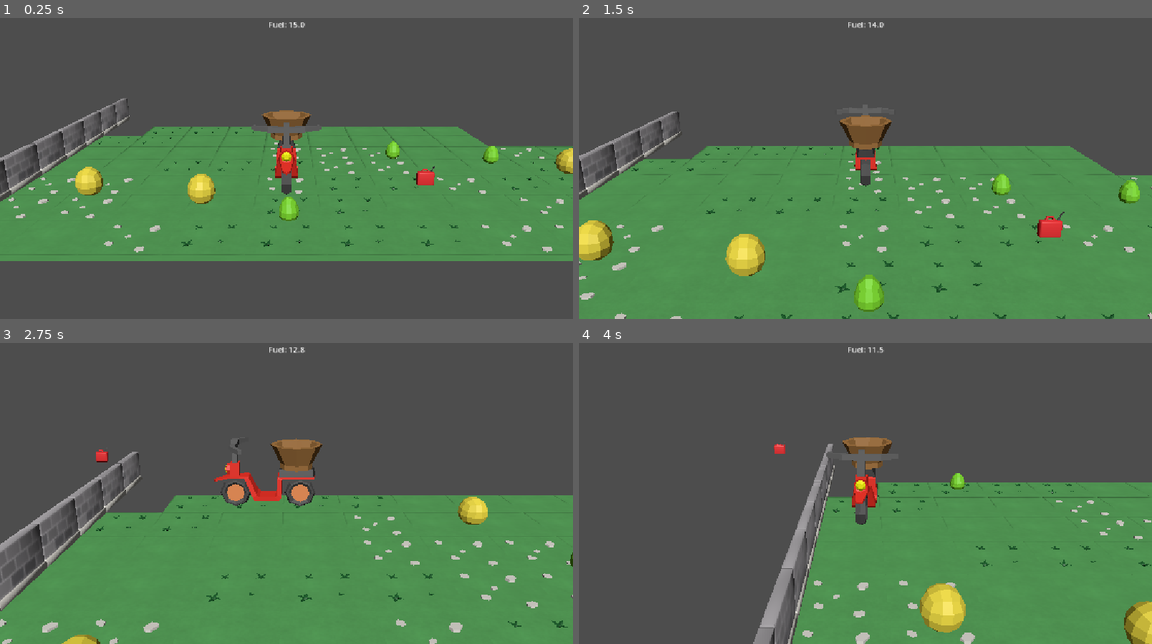
Above: before the commit, frames 1-4 (two rows, left to right).
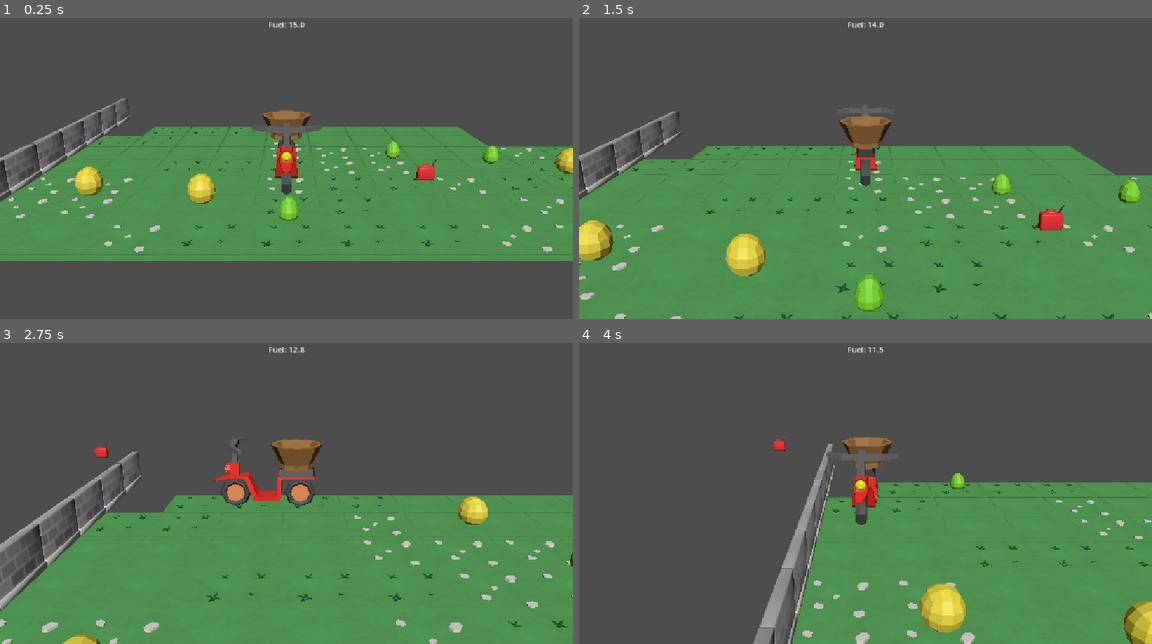
Above: after the commit, the same moments.

Repository: Moisxphillip/GMTK2026
Game: Godot game, scene res://content/level/level.tscn
The game is run twice, just before and just after one commit, with the same random seed, the same clock (stepped at 60 frames per second) and the same inputs. The project has no main scene, so this scene is started directly.
Inputs:
- Up to frame 1 (0.25 s): no input
- Up to frame 2 (1.5 s): tap Enter (ui_accept) at 0.5 s; hold W (Up) from 0.53 s (still down); tap F (Interact) at 0.6, 1.35 s; tap Space (Jump) at 0.77 s
- Up to frame 3 (2.75 s): tap Space (Jump) at 1.52 s; release W (Up) at 2.03 s; hold A (Left) from 2.03 s (still down); tap F (Interact) at 2.1 s
- Up to frame 4 (4 s): tap F (Interact) at 2.85, 3.6 s; tap Space (Jump) at 3.02, 3.77 s; release A (Left) at 3.53 s; hold S (Down) from 3.53 s (still down)

The runs differ from the first frame. In frame 1, 0.1% of the frame differs, in the area x 72-77%, y 47-56%; in frame 2, 0.3%, in the area x 79-85%, y 61-73%; in frame 3, less than 0.1%; in frame 4, less than 0.1%.

Commit message:
Adjusted gas can height

Diff:
--- a/content/env_models/gas.tscn
+++ b/content/env_models/gas.tscn
@@ -12,6 +12,7 @@
 script = ExtResource("1_j1whk")
 
 [node name="gas" parent="." unique_id=750748879 instance=ExtResource("2_xu3mh")]
+transform = Transform3D(1, 0, 0, 0, 1, 0, 0, 0, 1, 0, 0.2, 0)
 
 [node name="CollisionShape3D" type="CollisionShape3D" parent="." unique_id=1494199760]
 transform = Transform3D(1, 0, 0, 0, 1, 0, 0, 0, 1, 0, 0.3398056, 0.0017623901)
